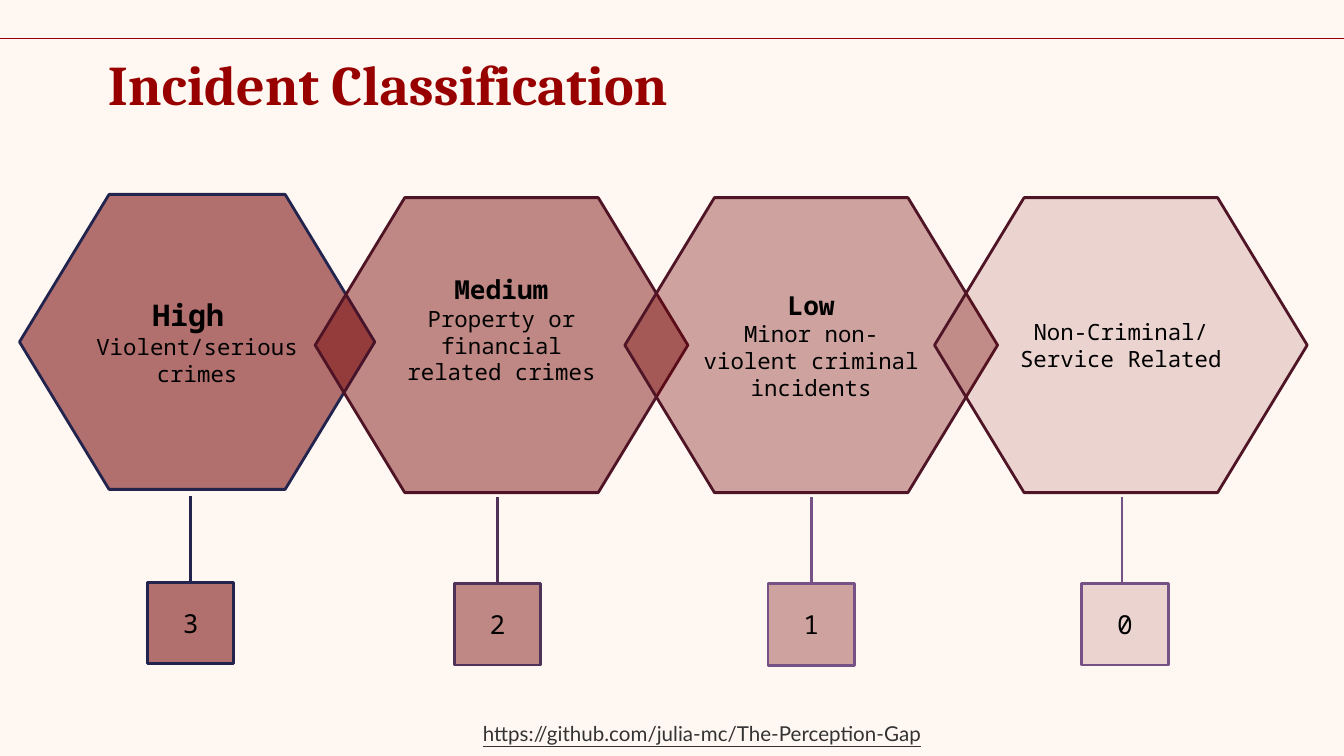
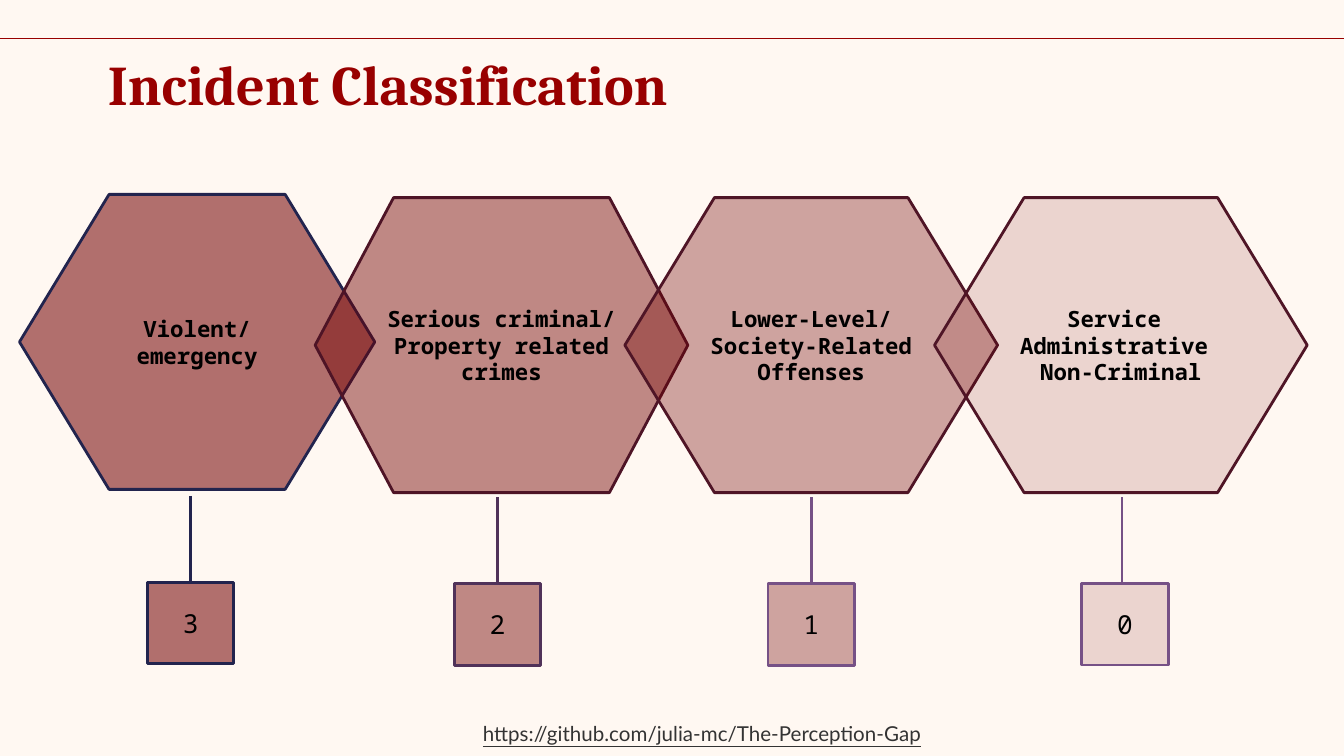
Before and after one commit to julia-mc/The-Perception-Gap, a slide deck: slide 7 of reports/final/The-Perception-Gap-JuliaMC3.0.pptx. Drawn at 1344x756 pixels with LibreOffice and Linux fonts; fonts in the diff are those of the drawing. Boxes give left, top, right and bottom in pixels: in the first picture for what was removed or moved away, otherwise in the second. Text is boxed around its words. In the diff, an @@ line names an element or a change of style, - is before the commit and + after.

Commit message:
Update incident classification slide

```diff
--- a/reports/final/The-Perception-Gap-JuliaMC3.0.pptx
+++ b/reports/final/The-Perception-Gap-JuliaMC3.0.pptx
@@ hexagon "Serious criminal/" at (316,198,688,493): proportions changed @@
@@ text in hexagon at (137,319,258,369): text changed; bold on @@
-High
-Violent/serious crimes
+Violent/
+emergency
@@ text in hexagon at (387,309,616,380): text changed; bold on @@
-Medium
-Property or financial related crimes
+Serious criminal/
+Property related crimes
@@ text in hexagon at (710,310,911,381): text changed; bold on @@
-Low
-Minor non-violent criminal incidents
+Lower-Level/ Society-Related Offenses
@@ text in hexagon at (1020,309,1208,381): text changed; bold on @@
-Non-Criminal/ Service Related
+Service Administrative Non-Criminal
```
